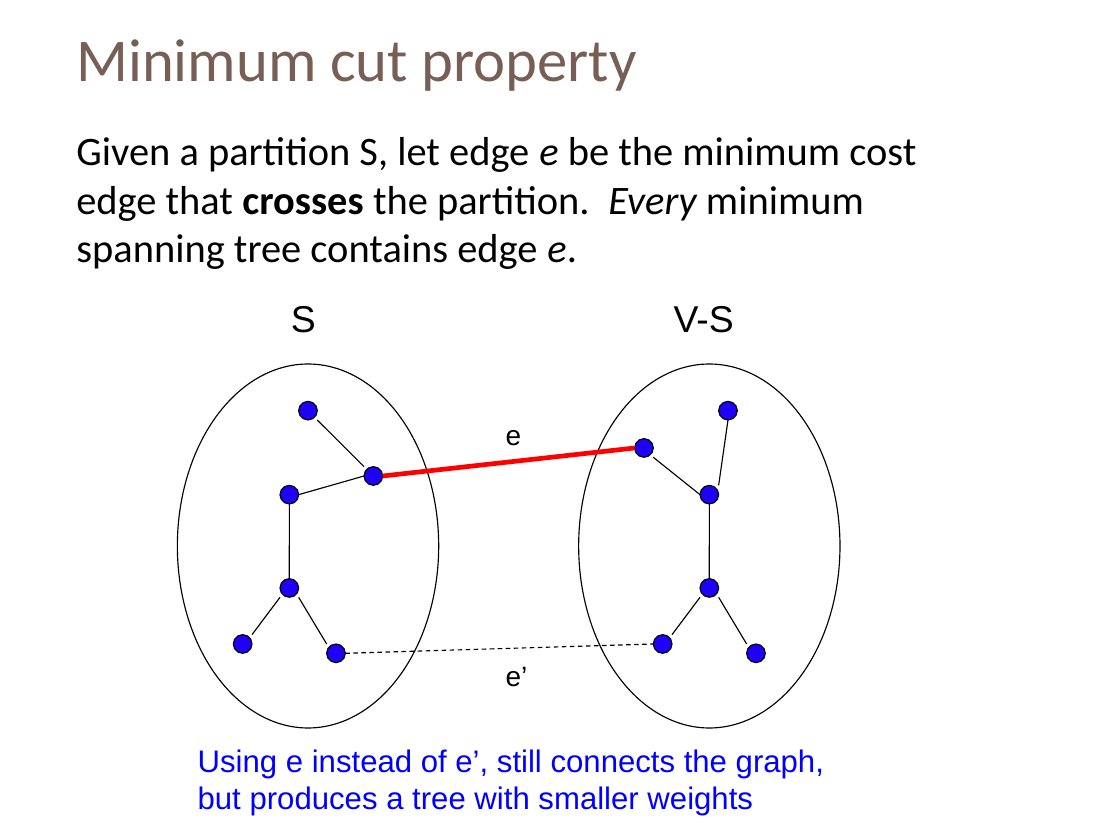
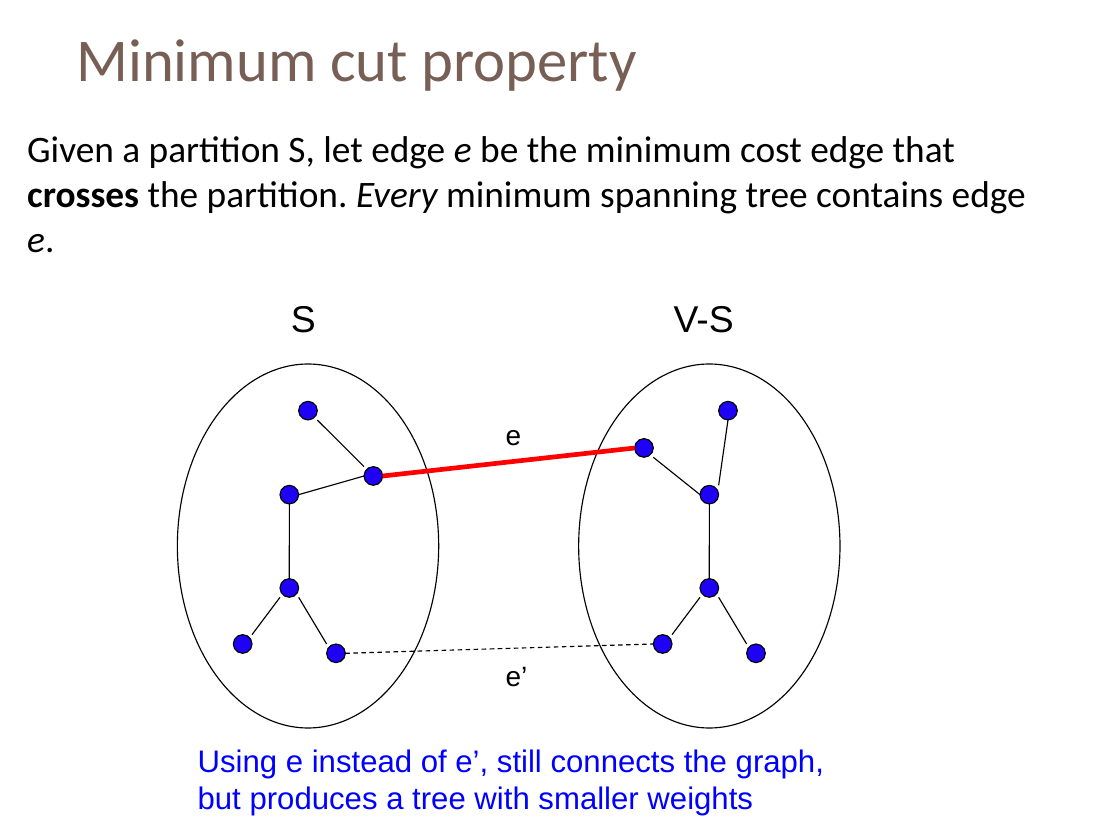
Before and after one commit to Collins-kariuk/Algorithms, a slide deck: slide 19 of Lectures/Lecture 18_More Graph Algorithms.pptx. Drawn at 1120x840 pixels with LibreOffice and Linux fonts; fonts in the diff are those of the drawing. Boxes give left, top, right and bottom in pixels: in the first picture for what was removed or moved away, otherwise in the second. Text is boxed around its words. In the diff, an @@ line names an element or a change of style, - is before the commit and + after.

```diff
--- a/Lectures/Lecture 18_More Graph Algorithms.pptx
+++ b/Lectures/Lecture 18_More Graph Algorithms.pptx
@@ text "Given a partition S, let ...": place and size @@
-text "Given a partition S, let ..." at box(76, 137, 916, 269)
+text "Given a partition S, let ..." at box(27, 136, 1026, 253)
@@ text "Given a partition S, let ..." at box(27, 136, 1026, 253): size 26 to 24.1 pt @@
```
Also in this commit, not shown: 3 other slides changed.
